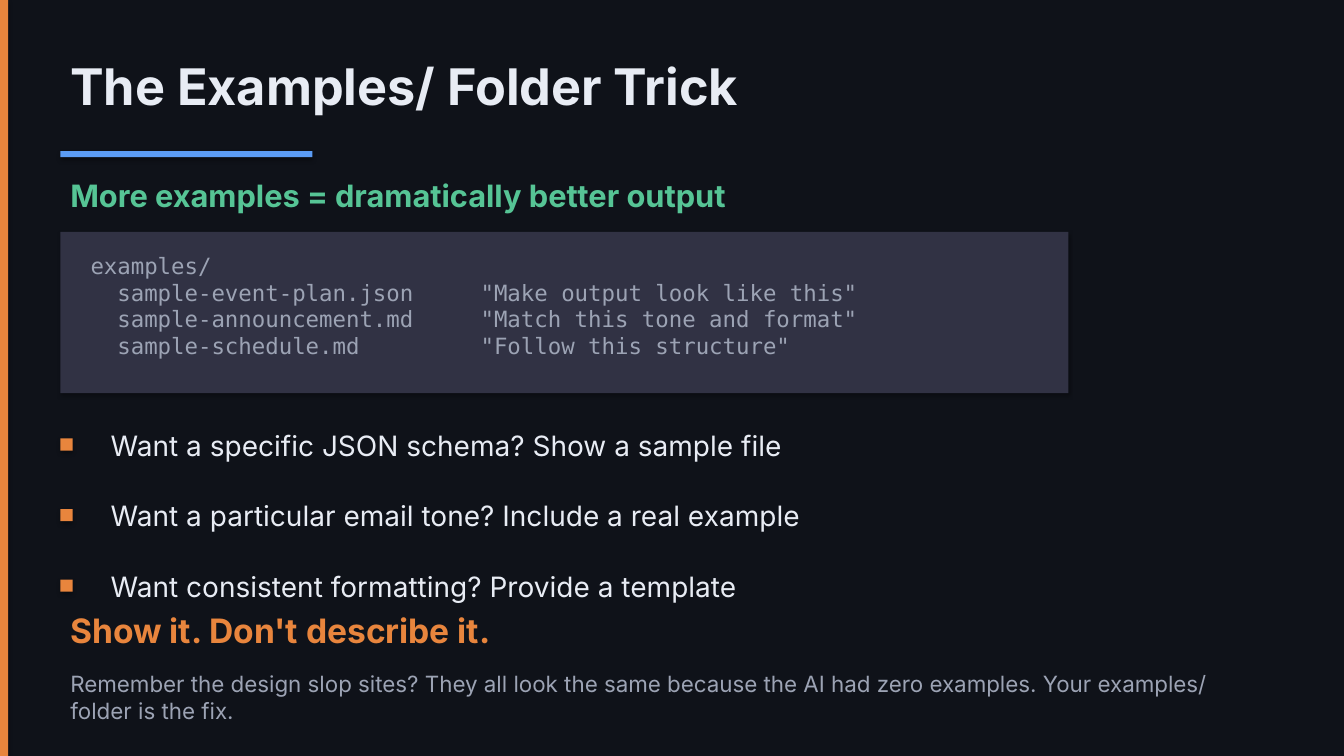
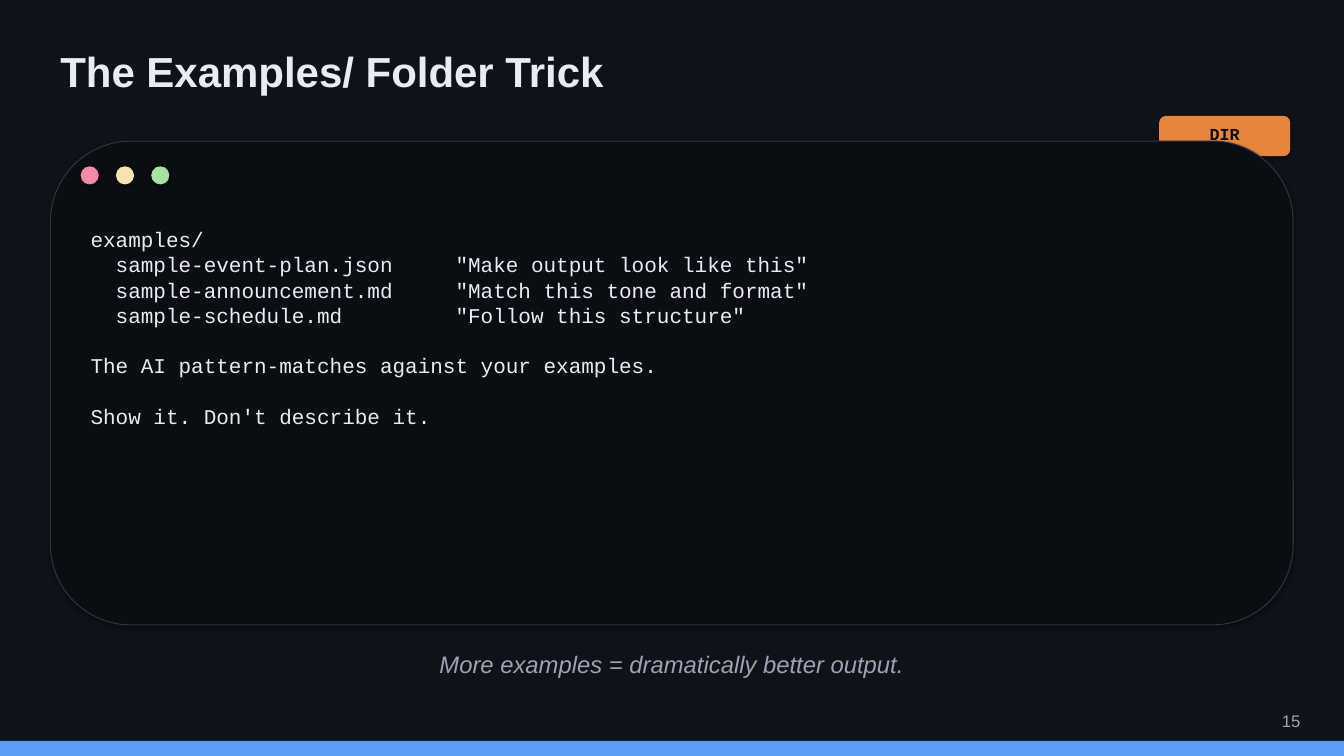
Before and after one commit to nickyeager/tucson-claude-code-meetup, a slide deck: slide 15 of slides/session-2-context-engineering.pptx. Drawn at 1344x756 pixels with LibreOffice and Linux fonts; fonts in the diff are those of the drawing. Boxes give left, top, right and bottom in pixels: in the first picture for what was removed or moved away, otherwise in the second. Text is boxed around its words. In the diff, an @@ line names an element or a change of style, - is before the commit and + after.

```diff
--- a/slides/session-2-context-engineering.pptx
+++ b/slides/session-2-context-engineering.pptx
@@ rectangle removed at [0, 0, 8, 756] @@
@@ text "The Examples/ Folder Trick": place and size @@
-text "The Examples/ Folder Trick" at [70, 66, 738, 116]
+text "The Examples/ Folder Trick" at [60, 56, 603, 95]
@@ text "The Examples/ Folder Trick" at [60, 56, 603, 95]: size 36 to 30 pt, font Inter to Arial @@
@@ rounded rectangle added at [1159, 116, 1291, 156], fill #E8853D @@
@@ rounded rectangle added at [50, 141, 1294, 625], fill #0A0D12, outline #313244 0.75 pt @@
@@ text added at [1210, 128, 1240, 146], 12 pt, text #0A0D12, bold @@
+DIR
@@ rectangle removed at [60, 151, 313, 157] @@
@@ ellipse added at [81, 166, 99, 185], fill #F38BA8 @@
@@ ellipse added at [116, 166, 134, 185], fill #F9E2AF @@
@@ ellipse added at [151, 166, 169, 185], fill #A6E3A1 @@
@@ rectangle removed at [60, 232, 1069, 393] @@
@@ text at [91, 232, 808, 425]: text changed; size 16 to 15 pt; font DejaVu Sans Mono to Courier New; text colour #9CA3B4 to #E8ECF4 @@
-examples/
-sample-event-plan.json "Make output look like this"
-sample-announcement.md "Match this tone and format"
-sample-schedule.md "Follow this structure"
+examples/
+sample-event-plan.json "Make output look like this"
+sample-announcement.md "Match this tone and format"
+sample-schedule.md "Follow this structure"
+The AI pattern-matches against your examples.
+Show it. Don't describe it.
@@ rectangle removed at [60, 439, 73, 451] @@
@@ text removed at [111, 434, 781, 462] @@
-Want a specific JSON schema? Show a sample file
@@ rectangle removed at [60, 509, 73, 521] @@
@@ text removed at [111, 505, 800, 532] @@
-Want a particular email tone? Include a real example
@@ rectangle removed at [60, 580, 73, 592] @@
@@ text removed at [111, 575, 736, 603] @@
-Want consistent formatting? Provide a template
@@ text removed at [70, 617, 491, 644] @@
-Show it. Don't describe it.
@@ text at [439, 656, 904, 678]: text changed; size 22 to 17 pt; font Inter to Arial; text colour #56C495 to #9CA3B4; bold off; italic on @@
-More examples = dramatically better output
+More examples = dramatically better output.
@@ text removed at [70, 675, 1207, 719] @@
-Remember the design slop sites? They all look the same because the AI had zero examples. Your examples/ folder is the fix.
@@ text added at [1282, 715, 1301, 727], 12 pt, text #9CA3B4 @@
+15
@@ rectangle added at [0, 741, 1344, 756], fill #5B9CF5 @@
```
Also in this commit, not shown: 17 other slides changed, 4 slides added, 4 slides removed, 4 other files.
